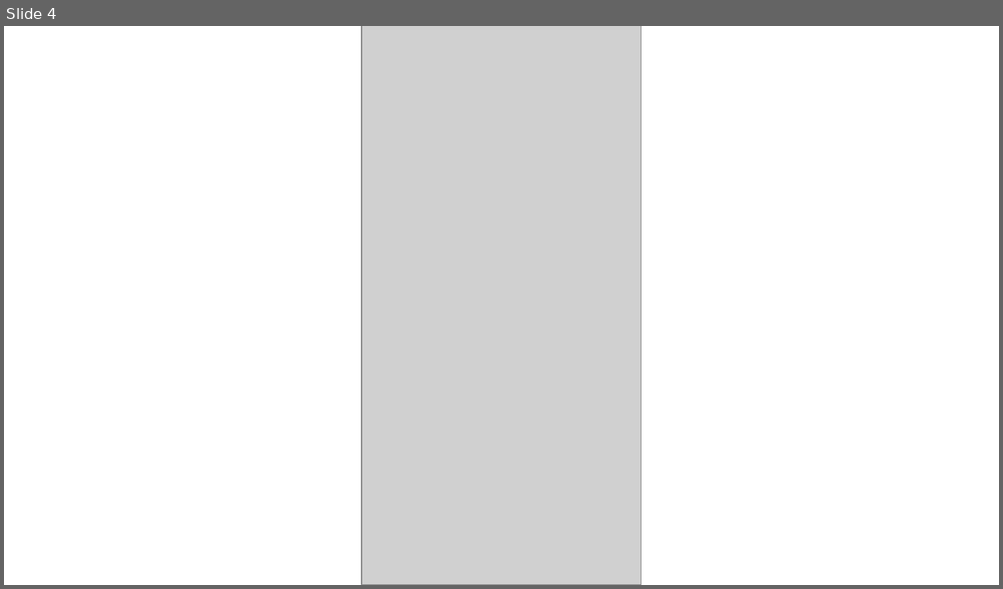
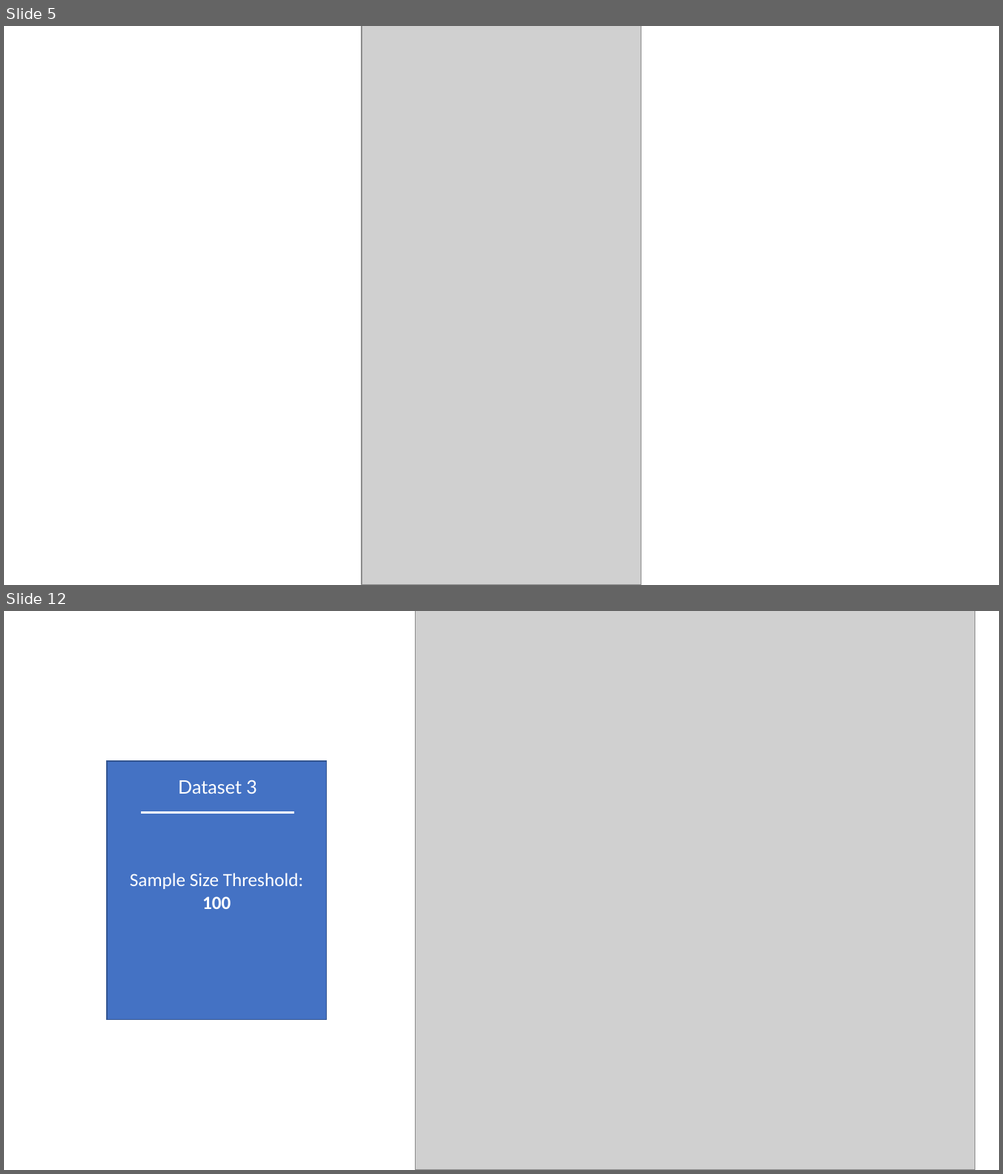
Before and after one commit to samuelnojadera/china-traffic-sign-classification, a slide deck: presentation.pptx. Shown one above the other, each under a label of ours: slide 4 before the commit, slides 5 and 12 after it; the slides between them are not shown. The pictures are 1003x589 and 1003x1174 pixels, drawn with LibreOffice and Linux fonts; fonts in the diff are those of the drawing; grey boxes stand for pictures. Boxes give left, top, right and bottom in pixels: in the first picture for what was removed or moved away, otherwise in the second. Text is boxed around its words. In the diff, an @@ line names an element or a change of style, - is before the commit and + after.

```diff
--- a/presentation.pptx
+++ b/presentation.pptx
@@ slide 12 added at [4, 611, 999, 1170], background #FFFFFF @@
@@ picture added at [415, 611, 975, 1170] @@
@@ rectangle added at [107, 762, 327, 1021], fill #4472C4, outline #325491 1 pt, 18 pt, text #FFFFFF @@
+Sample Size Threshold:
+100
@@ text added at [178, 780, 257, 794], 18 pt, text #FFFFFF @@
+Dataset 3
@@ line added from (142, 812) to (294, 812), #FFFFFF 2 pt @@
@@ what was slide 4 is now slide 5 @@
```
Also in this commit, not shown: 1 slide changed, 9 other slides added, 5 slides removed, 10 other files.
